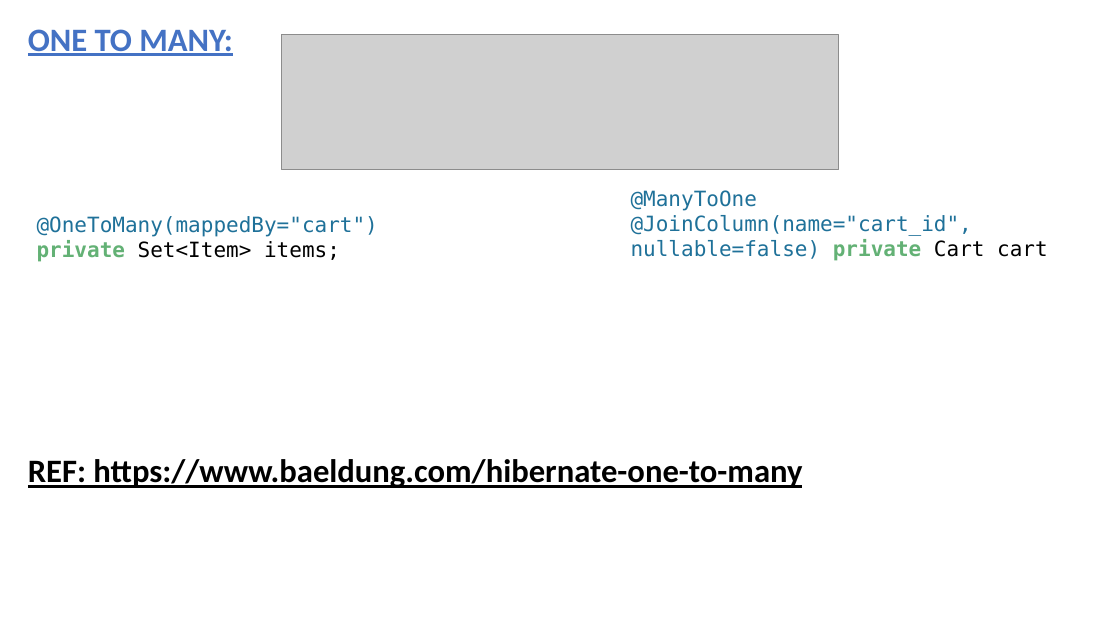
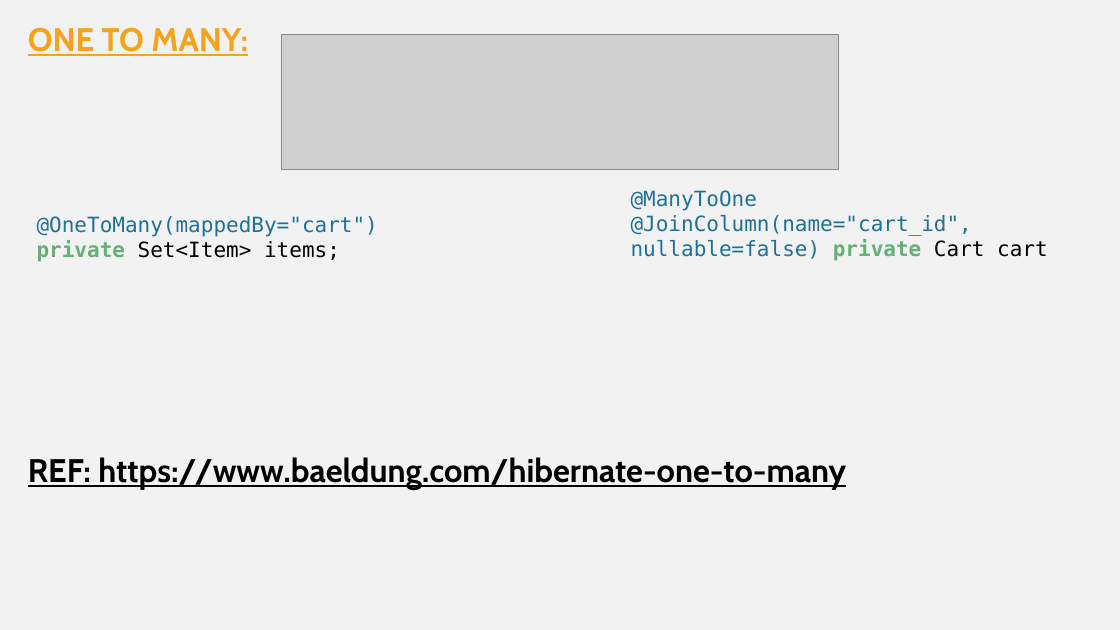
Before and after one commit to vishnuvishal-11/Vishnuvishal, a slide deck: slide 27 of Presentations/DBMS.pptx (slide 5 before the commit). Drawn at 1120x630 pixels with LibreOffice and Linux fonts; fonts in the diff are those of the drawing; grey boxes stand for pictures. Boxes give left, top, right and bottom in pixels: in the first picture for what was removed or moved away, otherwise in the second. Text is boxed around its words. In the diff, an @@ line names an element or a change of style, - is before the commit and + after.

```diff
--- a/Presentations/DBMS.pptx
+++ b/Presentations/DBMS.pptx
@@ background #FFFFFF to #F2F2F2 @@
@@ text "ONE TO MANY:" at box(28, 27, 846, 490): font Calibri to Cabin; text colour #4472C4 to #F6A21D in "ONE TO MANY:" @@
```
Also in this commit, not shown: 5 other slides changed, 23 slides added, 1 other file.
